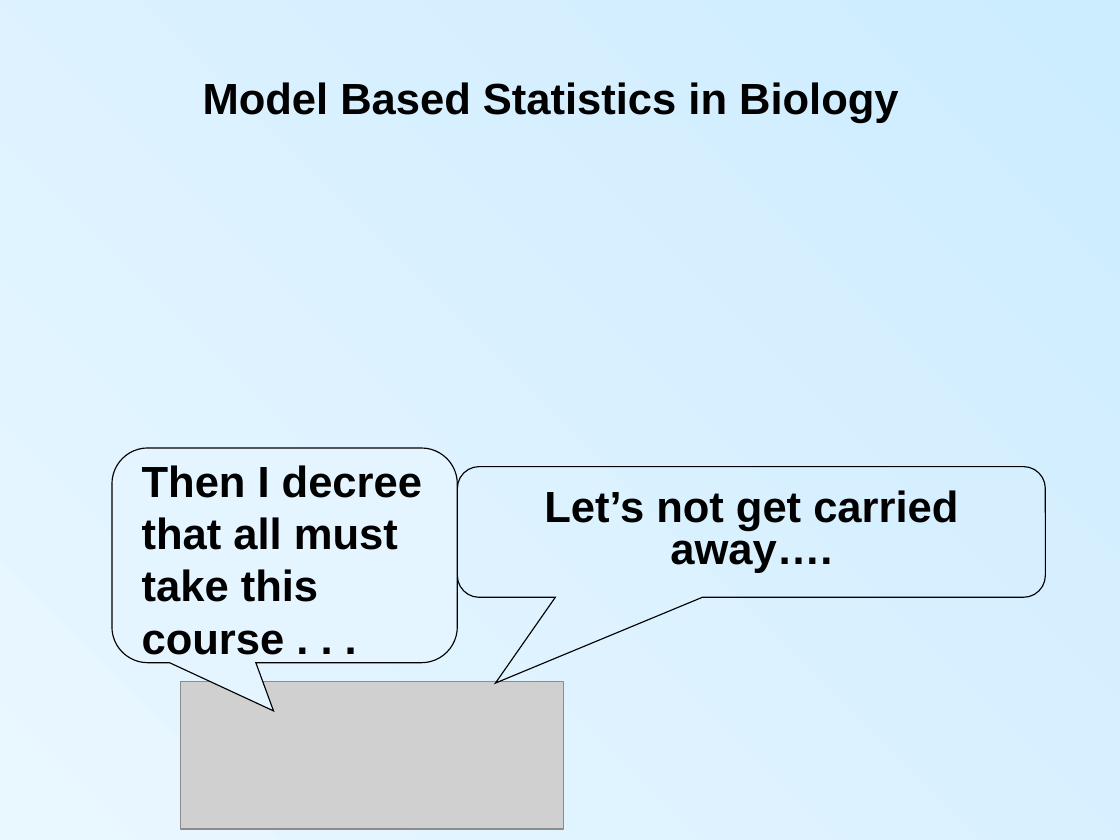
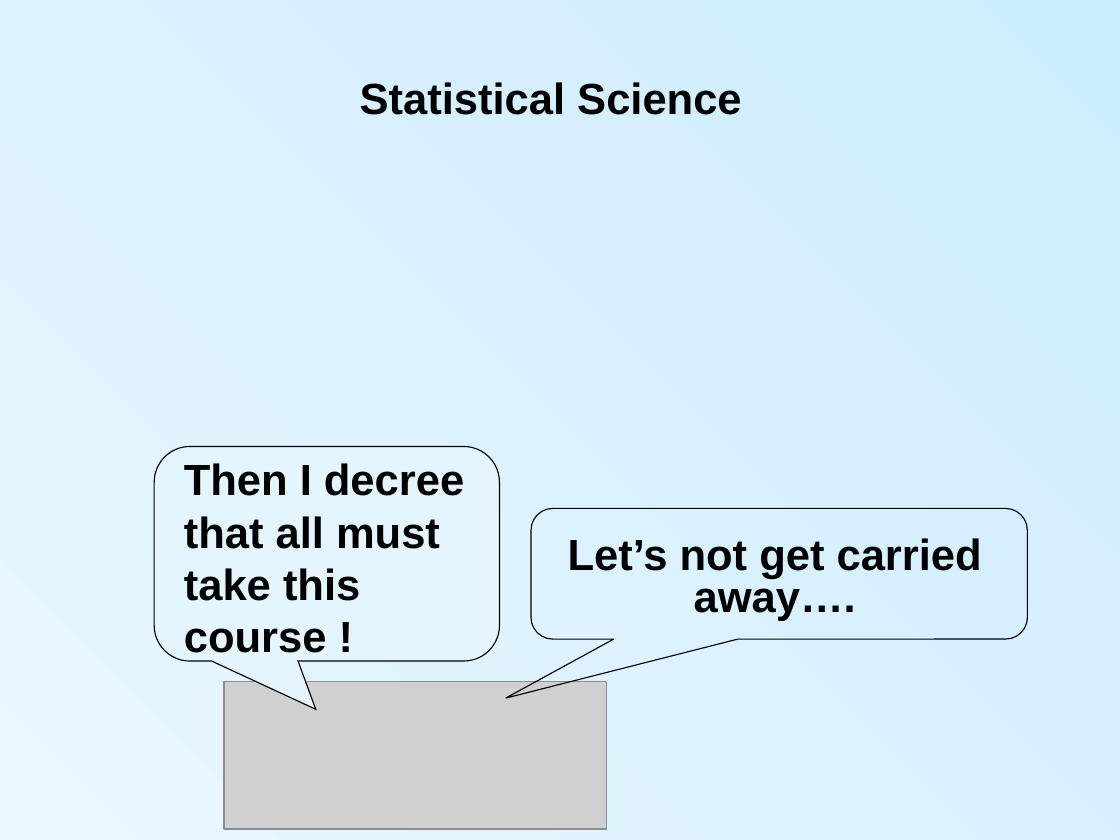
Before and after one commit to DavidCSchneider/StatisticalScience, a slide deck: slide 40 of LNotes/Pt1/Ch1_1.ppt (slide 38 before the commit). Drawn at 1120x840 pixels with LibreOffice and Linux fonts; fonts in the diff are those of the drawing; grey boxes stand for pictures. Boxes give left, top, right and bottom in pixels: in the first picture for what was removed or moved away, otherwise in the second. Text is boxed around its words. In the diff, an @@ line names an element or a change of style, - is before the commit and + after.

```diff
--- a/LNotes/Pt1/Ch1_1.ppt
+++ b/LNotes/Pt1/Ch1_1.ppt
@@ text at (360, 82, 741, 115): text changed @@
-Model Based Statistics in Biology
+Statistical Science
@@ rounded speech box: place and size @@
-rounded speech box at (112, 448, 457, 663)
+rounded speech box at (155, 447, 500, 662)
@@ text at (184, 463, 464, 661): text changed @@
-Then I decree that all must take this course . . .
+Then I decree that all must take this course !
@@ rounded speech box: place and size @@
-rounded speech box at (457, 467, 1045, 598)
+rounded speech box at (531, 508, 1027, 640)
@@ rounded speech box at (531, 508, 1027, 640): proportions changed @@
@@ text "Let’s not get carried away….": place and size @@
-text "Let’s not get carried away…." at (544, 490, 958, 573)
+text "Let’s not get carried away…." at (568, 538, 982, 621)
@@ picture: place and size @@
-picture at (180, 681, 563, 829)
+picture at (224, 681, 607, 829)
```
Also in this commit, not shown: 28 other slides changed, 6 slides added, 4 slides removed, 3 other files.
